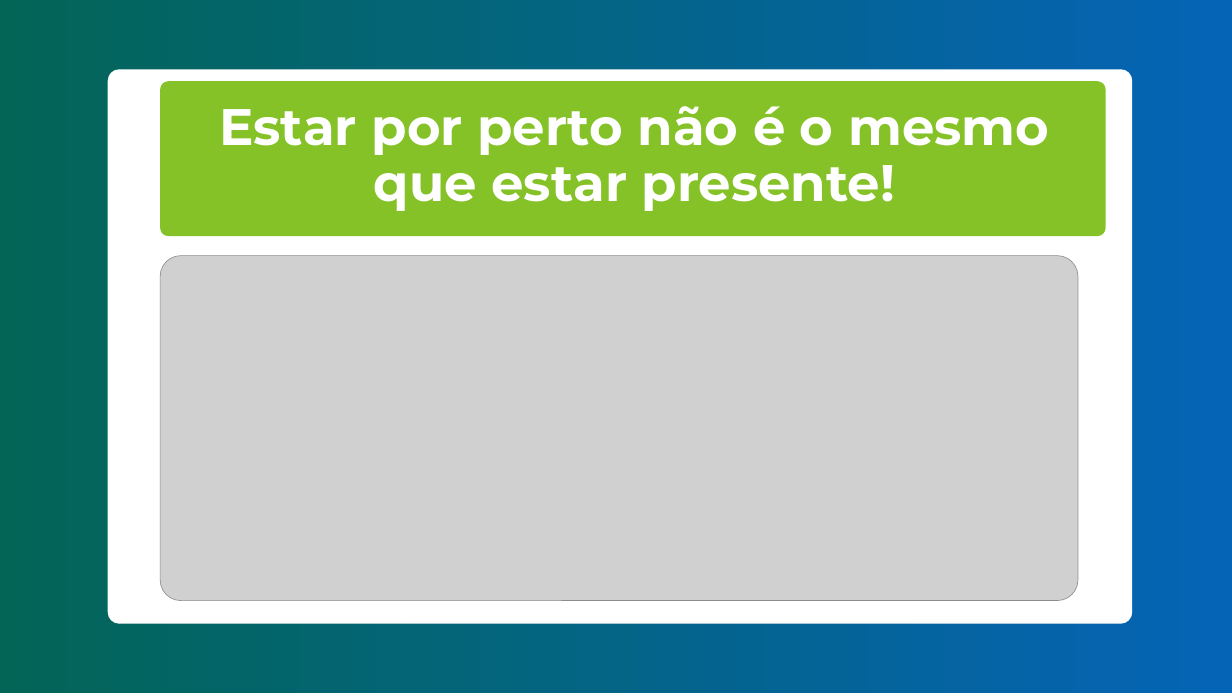
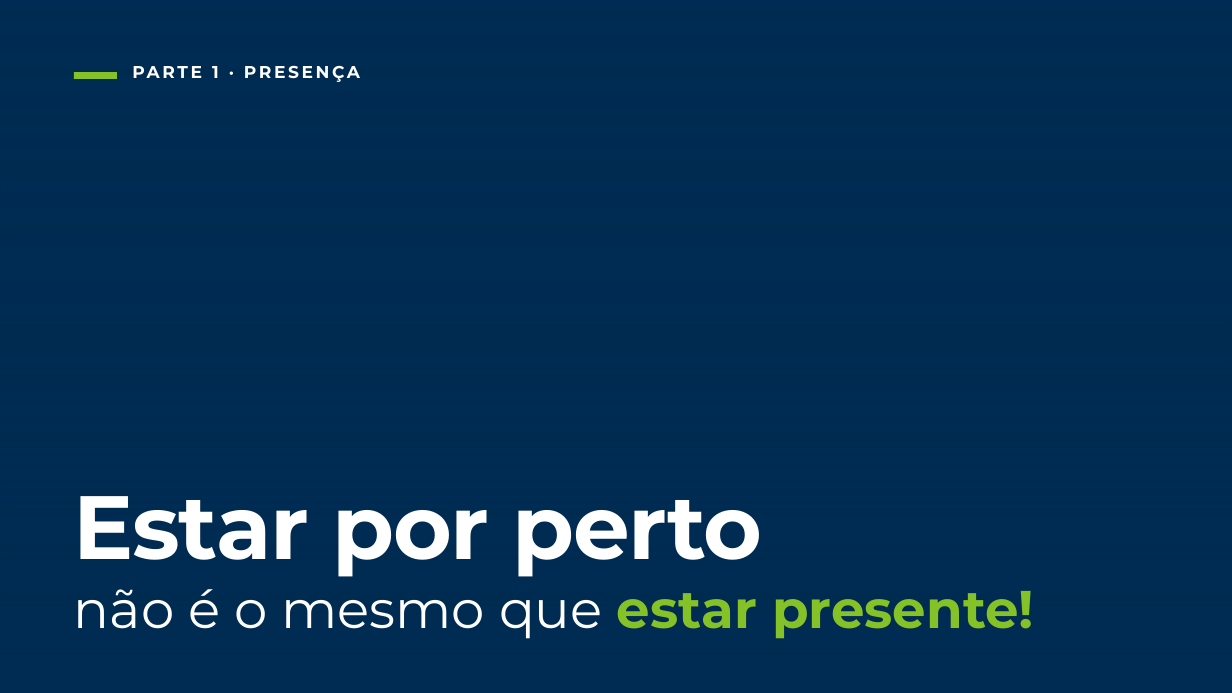
Before and after one commit to freelasrabbit-sys/logo, a slide deck: slide 4 of apresentacoes/aula-2/aula-2-integra.pptx. Drawn at 1232x693 pixels with LibreOffice and Linux fonts; fonts in the diff are those of the drawing; grey boxes stand for pictures; background and template pictures are left out; a plain dark background stands for a picture behind light text. Boxes give left, top, right and bottom in pixels: in the first picture for what was removed or moved away, otherwise in the second. Text is boxed around its words. In the diff, an @@ line names an element or a change of style, - is before the commit and + after.

```diff
--- a/apresentacoes/aula-2/aula-2-integra.pptx
+++ b/apresentacoes/aula-2/aula-2-integra.pptx
@@ freeform shape removed at bbox=[0, 0, 1232, 693] @@
@@ rectangle added at bbox=[0, 0, 1232, 693], fill #002B52 @@
@@ rectangle added at bbox=[0, 0, 1232, 693], fill gradient #002B52 @@
@@ rectangle added at bbox=[74, 72, 117, 79], fill #85C227 @@
@@ freeform shape removed at bbox=[108, 69, 1132, 623] @@
@@ freeform shape removed at bbox=[160, 81, 1106, 237] @@
@@ text added at bbox=[212, 66, 219, 78], 20 pt, text #FFFFFF, bold @@
+PARTE 1 · PRESENÇA
@@ picture removed at bbox=[160, 256, 1078, 601] @@
@@ text "Estar por perto" at bbox=[74, 496, 1034, 639]: vertical alignment middle to bottom @@
@@ picture removed at bbox=[0, 459, 256, 693] @@
@@ text at bbox=[74, 496, 1034, 639]: text changed; size 60 to 62 pt @@
-Estar por perto não é o mesmo
-que estar presente!
+Estar por perto
+não é o mesmo que estar presente!
```
Also in this commit, not shown: 23 other slides changed, 1 slide added, 1 slide removed, 1 other file.
